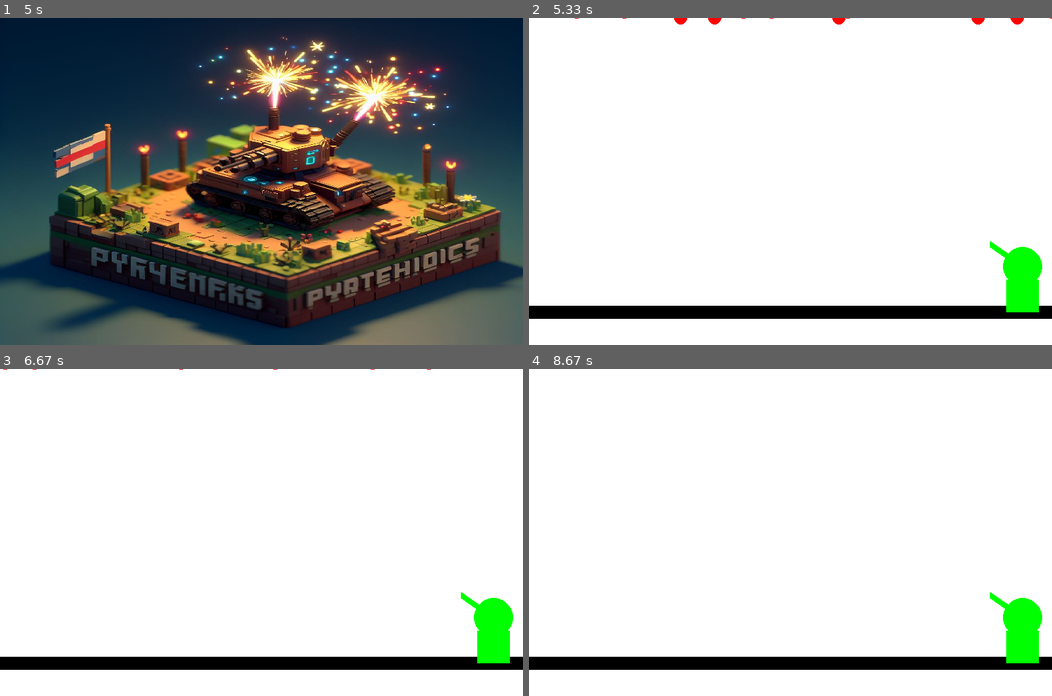
Above: before the commit, frames 1-4 (two rows, left to right).
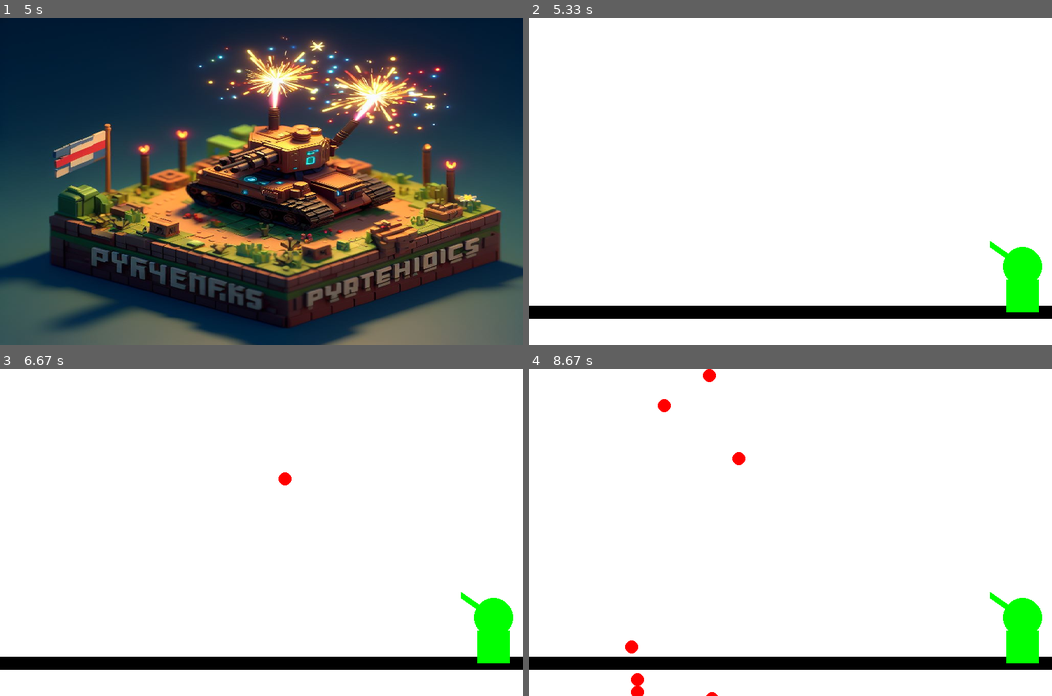
Above: after the commit, the same moments.

Repository: BapL49/projet-1---feu-d-artifices
Game: pygame game, started from main.py
The game is run twice, just before and just after one commit, with the same random seed, the same clock (stepped at 60 frames per second) and the same inputs.
Inputs (mouse positions are in pixels of both pictures, inside the frame that each line leads up to):
- Up to frame 1 (5 s): no input
- Up to frame 2 (5.33 s): no input
- Up to frame 3 (6.67 s): click (282, 519) at 6.38 s
- Up to frame 4 (8.67 s): click (638, 512) at 6.72 s; click (712, 627) at 7.05 s; click (633, 653) at 7.38 s; click (706, 424) at 7.72 s; click (738, 519) at 8.05 s; click (664, 447) at 8.38 s

Frame 1 is identical in both runs. In frame 2, 0.2% of the frame differs, in the area x 8-100%, y 0-2%; in frame 3, less than 0.1%; in frame 4, 0.5%, in the area x 18-42%, y 0-100%.

Commit message:
affiche huit division au même endroit suivant les coordonnée du clique. Il faut maintent les mettre en rond autour des ccordonnées.

Diff:
--- a/main.py
+++ b/main.py
@@ -8,18 +8,14 @@
 list_fireworks = []
 fenetre = display.set_mode((800,500))
 
-def fireworkFunction():
+def fireworkFunction(posY, posX):
     nb_clique = 0
     nb_division = 0
 
     for x in range(8):
-        list_fireworks.append(Division(random.randint(0, 800), 0))
+        list_fireworks.append(Division(posX, posY))
 
-    for firework in list_fireworks:
-        nb_division += 1
-        pygame.draw.circle(fenetre, firework.couleur, (firework.positionX, int(firework.positionY)), firework.circle_radius)
-        firework.move()
-        pygame.display.flip()
+
 
 def main():
 
@@ -48,7 +44,6 @@
     debut = time.time()
 
 
-
     circle_x = 755
     circle_y = 380
     circle_radius = 30
@@ -65,6 +60,11 @@
         for event in pygame.event.get():
             if event.type == QUIT:
                 continuer = False
+            if event.type == pygame.MOUSEBUTTONDOWN:
+                # si clique gauche de la souris
+                if event.button == 1:
+                    print(event.pos)
+                    fireworkFunction(event.pos[1], event.pos[0])
 
         fenetre.fill(BLANC)
         sol = pygame.draw.rect(fenetre, NOIR, (0, 440, 800, 20))
@@ -74,9 +74,14 @@
 
         pygame.display.flip()
 
-        fireworkFunction()
+        for firework in list_fireworks:
+            pygame.draw.circle(fenetre, firework.couleur, (int(firework.positionX), int(firework.positionY)), firework.circle_radius)
+            firework.move()
 
+            if firework.positionY >= 600:
+                list_fireworks.remove(firework)
 
+        pygame.display.flip()
 
         pygame.time.Clock().tick(30)
     pygame.quit()
